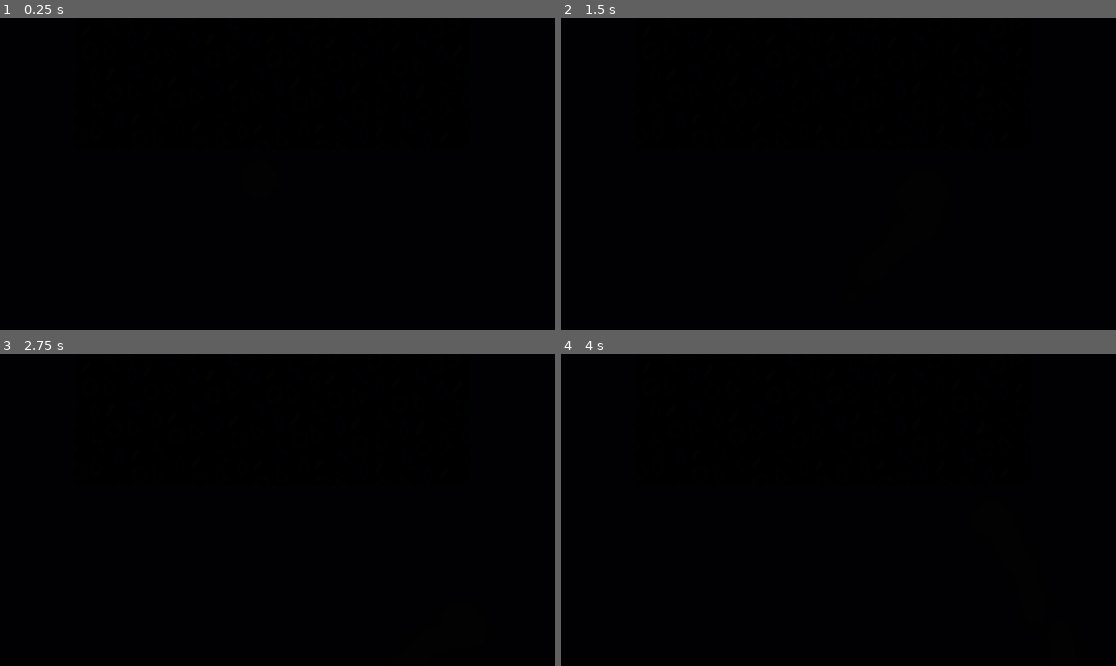
Above: before the commit, frames 1-4 (two rows, left to right).
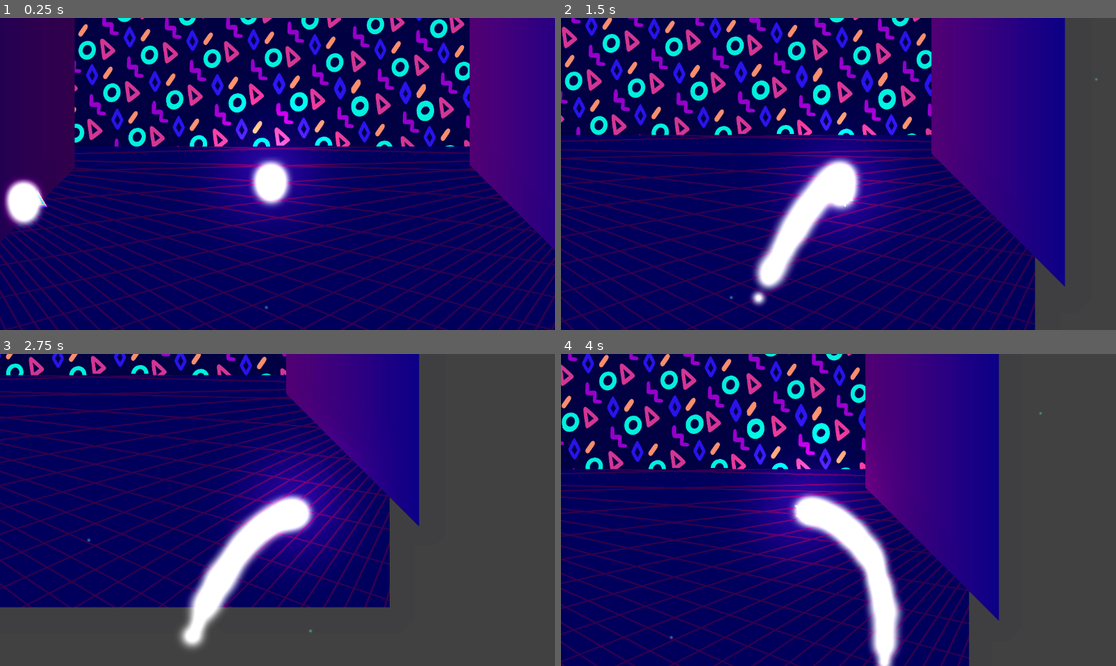
Above: after the commit, the same moments.

Repository: Liamc0950/Shapeshift
Game: Godot game, scene res://Levels/sandbox.tscn
The game is run twice, just before and just after one commit, with the same random seed, the same clock (stepped at 60 frames per second) and the same inputs. Before the commit the project starts from res://Player/sandbox.tscn.
Inputs:
- Up to frame 1 (0.25 s): no input
- Up to frame 2 (1.5 s): hold D (Right) 0.53-1.28 s; tap Up (IceAttack) at 0.6, 1.35 s; hold S (Down) from 1.28 s (still down)
- Up to frame 3 (2.75 s): release S (Down) at 2.03 s; hold D (Right) from 2.03 s (still down); tap Up (IceAttack) at 2.1 s
- Up to frame 4 (4 s): release D (Right) at 2.78 s; hold W (Up) 2.78-3.53 s; tap Up (IceAttack) at 2.85, 3.6 s; hold A (Left) from 3.53 s (still down)

The runs differ from the first frame. In frame 1, 100% of the frame differs, in the area x 0-100%, y 0-100%; in frame 2, 100%; in frame 3, 100%; in frame 4, 100%.
Error after the commit: Parse Error: Expected closing ")" after grouping expression. (res://Enemies/TriangleEnemy.gd:44)

Commit message:
Added Enemy:

Diff:
--- /dev/null
+++ b/Components/Health/HealthComponent.gd
@@ -0,0 +1,21 @@
+extends Node2D
+class_name HealthComponent
+
+@export var maxHealth = 100
+
+var health = 0
+
+# Called when the node enters the scene tree for the first time.
+func _ready():
+	reset_health()
+
+
+# Called every frame. 'delta' is the elapsed time since the previous frame.
+func _process(delta):
+	pass
+
+func reset_health():
+	health = maxHealth
+
+func remove_health(amount:int):
+	health -= amount
--- /dev/null
+++ b/Components/Health/HealthComponent.tscn
@@ -0,0 +1,6 @@
+[gd_scene load_steps=2 format=3 uid="uid://ck45al0bcafha"]
+
+[ext_resource type="Script" path="res://Components/Health/HealthComponent.gd" id="1_hufvt"]
+
+[node name="HealthComponent" type="Node2D"]
+script = ExtResource("1_hufvt")
--- /dev/null
+++ b/Enemies/TriangleEnemy.gd
@@ -0,0 +1,45 @@
+extends CharacterBody2D
+
+@onready var anim_tree = $AnimationTree
+@onready var ice_particles = $IceParticles
+
+const SPEED = 100.0
+const DAMAGE = 10.0
+const JUMP_VELOCITY = -400.0
+
+@onready var player = get_tree().get_nodes_in_group("Player")[0]
+
+# Get the gravity from the project settings to be synced with RigidBody nodes.
+var gravity = ProjectSettings.get_setting("physics/2d/default_gravity")
+var player_position
+var target_position
+
+func _physics_process(delta):
+
+	player_position = player.position
+	target_position = (player_position - position).normalized()
+
+	anim_tree.set("parameters/Move/blend_position", velocity)
+
+	velocity = target_position * SPEED
+
+	if(position.distance_to(player_position) > SPEED / 1.5):
+		look_at(player_position)
+		move_and_slide()
+	else:
+		_attack()
+
+
+
+	anim_tree.set("parameters/Move/blend_position", velocity)
+
+	print(velocity)
+
+
+func _attack():
+	player.health_component.remove_health(DAMAGE)
+	#COLOR FX
+	player.sprite.modulate = (Color.RED)
+	await get_tree().create_timer(0.1).timeout
+	player.sprite.modulate = (Color(1,1,1)
+	print("ATTACK")
--- /dev/null
+++ b/Enemies/TriangleEnemy.tscn
@@ -0,0 +1,192 @@
+[gd_scene load_steps=20 format=3 uid="uid://oxv10erglgqu"]
+
+[ext_resource type="Script" path="res://Enemies/TriangleEnemy.gd" id="1_sd5tk"]
+[ext_resource type="Texture2D" uid="uid://8xle78ra7yj" path="res://Assets/Sprites/Air_Enemy.png" id="2_2y7q8"]
+[ext_resource type="PackedScene" uid="uid://g3w2ryv5n8cy" path="res://Particles/IceParticles.tscn" id="3_c3dna"]
+
+[sub_resource type="Animation" id="Animation_vqq7g"]
+resource_name = "Attack"
+length = 0.5
+tracks/0/type = "value"
+tracks/0/imported = false
+tracks/0/enabled = true
+tracks/0/path = NodePath("Sprite2D:rotation")
+tracks/0/interp = 1
+tracks/0/loop_wrap = true
+tracks/0/keys = {
+"times": PackedFloat32Array(0, 0.5),
+"transitions": PackedFloat32Array(1, 1),
+"update": 0,
+"values": [0.0, 6.28319]
+}
+
+[sub_resource type="Animation" id="Animation_kubj7"]
+resource_name = "IceAttack"
+length = 0.5
+tracks/0/type = "value"
+tracks/0/imported = false
+tracks/0/enabled = true
+tracks/0/path = NodePath("Sprite2D:rotation")
+tracks/0/interp = 1
+tracks/0/loop_wrap = true
+tracks/0/keys = {
+"times": PackedFloat32Array(0, 0.5),
+"transitions": PackedFloat32Array(1, 1),
+"update": 0,
+"values": [0.0, 6.28319]
+}
+tracks/1/type = "value"
+tracks/1/imported = false
+tracks/1/enabled = true
+tracks/1/path = NodePath(".:skew")
+tracks/1/interp = 1
+tracks/1/loop_wrap = true
+tracks/1/keys = {
+"times": PackedFloat32Array(0, 0.2, 0.5),
+"transitions": PackedFloat32Array(1, 1, 1),
+"update": 0,
+"values": [0.0, 0.349066, 0.0]
+}
+tracks/2/type = "method"
+tracks/2/imported = false
+tracks/2/enabled = true
+tracks/2/path = NodePath(".")
+tracks/2/interp = 1
+tracks/2/loop_wrap = true
+tracks/2/keys = {
+"times": PackedFloat32Array(),
+"transitions": PackedFloat32Array(),
+"values": []
+}
+
+[sub_resource type="Animation" id="Animation_yh1ep"]
+resource_name = "Idle"
+length = 4.0
+loop_mode = 1
+tracks/0/type = "value"
+tracks/0/imported = false
+tracks/0/enabled = true
+tracks/0/path = NodePath(".:skew")
+tracks/0/interp = 1
+tracks/0/loop_wrap = true
+tracks/0/keys = {
+"times": PackedFloat32Array(0, 1, 2, 3, 4),
+"transitions": PackedFloat32Array(1, 1, 1, 1, 1),
+"update": 0,
+"values": [0.0, -0.188496, 0.139626, -0.193732, 0.0]
+}
+
+[sub_resource type="Animation" id="Animation_wxuas"]
+resource_name = "Run"
+length = 2.0
+loop_mode = 1
+tracks/0/type = "value"
+tracks/0/imported = false
+tracks/0/enabled = true
+tracks/0/path = NodePath("Sprite2D:rotation")
+tracks/0/interp = 1
+tracks/0/loop_wrap = true
+tracks/0/keys = {
+"times": PackedFloat32Array(0, 2),
+"transitions": PackedFloat32Array(1, 1),
+"update": 0,
+"values": [0.0, 6.28319]
+}
+
+[sub_resource type="Animation" id="Animation_lxmx0"]
+resource_name = "Walk"
+length = 4.0
+loop_mode = 1
+tracks/0/type = "value"
+tracks/0/imported = false
+tracks/0/enabled = true
+tracks/0/path = NodePath("Sprite2D:rotation")
+tracks/0/interp = 1
+tracks/0/loop_wrap = true
+tracks/0/keys = {
+"times": PackedFloat32Array(0, 4),
+"transitions": PackedFloat32Array(1, 1),
+"update": 0,
+"values": [0.0, 6.28319]
+}
+
+[sub_resource type="AnimationLibrary" id="AnimationLibrary_qcmg1"]
+_data = {
+"Attack": SubResource("Animation_vqq7g"),
+"IceAttack": SubResource("Animation_kubj7"),
+"Idle": SubResource("Animation_yh1ep"),
+"Run": SubResource("Animation_wxuas"),
+"Walk": SubResource("Animation_lxmx0")
+}
+
+[sub_resource type="AnimationNodeAnimation" id="AnimationNodeAnimation_iv13l"]
+animation = &"Idle"
+
+[sub_resource type="AnimationNodeAnimation" id="AnimationNodeAnimation_n11a5"]
+animation = &"Idle"
+
+[sub_resource type="AnimationNodeAnimation" id="AnimationNodeAnimation_5b7qy"]
+animation = &"Run"
+
+[sub_resource type="AnimationNodeAnimation" id="AnimationNodeAnimation_rwhsm"]
+animation = &"Run"
+
+[sub_resource type="AnimationNodeAnimation" id="AnimationNodeAnimation_l2108"]
+animation = &"Walk"
+
+[sub_resource type="AnimationNodeAnimation" id="AnimationNodeAnimation_1kk20"]
+animation = &"Walk"
+
+[sub_resource type="AnimationNodeBlendSpace2D" id="AnimationNodeBlendSpace2D_d331l"]
+blend_point_0/node = SubResource("AnimationNodeAnimation_n11a5")
+blend_point_0/pos = Vector2(0.5, 4.8)
+blend_point_1/node = SubResource("AnimationNodeAnimation_5b7qy")
+blend_point_1/pos = Vector2(0.5, 593.7)
+blend_point_2/node = SubResource("AnimationNodeAnimation_rwhsm")
+blend_point_2/pos = Vector2(598.6, 9.5)
+blend_point_3/node = SubResource("AnimationNodeAnimation_l2108")
+blend_point_3/pos = Vector2(300.5, 0)
+blend_point_4/node = SubResource("AnimationNodeAnimation_1kk20")
+blend_point_4/pos = Vector2(-0.5, 298.7)
+min_space = Vector2(0, 0)
+max_space = Vector2(600, 600)
+
+[sub_resource type="AnimationNodeStateMachineTransition" id="AnimationNodeStateMachineTransition_duhf0"]
+advance_mode = 2
+
+[sub_resource type="AnimationNodeStateMachine" id="AnimationNodeStateMachine_3puar"]
+states/Idle/node = SubResource("AnimationNodeAnimation_iv13l")
+states/Idle/position = Vector2(337, 130)
+states/Move/node = SubResource("AnimationNodeBlendSpace2D_d331l")
+states/Move/position = Vector2(523, 100)
+states/Start/position = Vector2(198, 125)
+transitions = ["Start", "Idle", SubResource("AnimationNodeStateMachineTransition_duhf0")]
+graph_offset = Vector2(-62, 50)
+
+[sub_resource type="CircleShape2D" id="CircleShape2D_mklwf"]
+
+[node name="TriangleEnemy" type="CharacterBody2D"]
+skew = -0.0649697
+script = ExtResource("1_sd5tk")
+
+[node name="Sprite2D" type="Sprite2D" parent="."]
+scale = Vector2(0.015, 0.015)
+texture = ExtResource("2_2y7q8")
+
+[node name="AnimationPlayer" type="AnimationPlayer" parent="."]
+libraries = {
+"": SubResource("AnimationLibrary_qcmg1")
+}
+
+[node name="AnimationTree" type="AnimationTree" parent="."]
+tree_root = SubResource("AnimationNodeStateMachine_3puar")
+anim_player = NodePath("../AnimationPlayer")
+parameters/Move/blend_position = Vector2(0, 0)
+
+[node name="CollisionShape2D" type="CollisionShape2D" parent="."]
+position = Vector2(-2.11758e-22, 0)
+scale = Vector2(2.43, 2.43)
+shape = SubResource("CircleShape2D_mklwf")
+
+[node name="IceParticles" parent="." instance=ExtResource("3_c3dna")]
+position = Vector2(-27.8032, -6.00323)
--- a/Player/sandbox.tscn
+++ b/Levels/sandbox.tscn
@@ -1,9 +1,11 @@
-[gd_scene load_steps=14 format=3 uid="uid://bl1a6edlueqj6"]
+[gd_scene load_steps=15 format=3 uid="uid://bl1a6edlueqj6"]
 
-[ext_resource type="PackedScene" uid="uid://cnuw2epdkrvpr" path="res://Player/player.tscn" id="1_riwvm"]
-[ext_resource type="Texture2D" uid="uid://cwtb6bd2ilnn7" path="res://Assets/Background/GridFloor.png" id="2_b1cps"]
-[ext_resource type="Texture2D" uid="uid://bclwwmxqsgmkj" path="res://Assets/Background/Background.png" id="3_an13u"]
-[ext_resource type="PackedScene" uid="uid://cmyqh4brqp82n" path="res://Particles/dust_particles.tscn" id="4_7yes3"]
+[ext_resource type="Texture2D" uid="uid://cwtb6bd2ilnn7" path="res://Assets/Background/GridFloor.png" id="1_ms72j"]
+[ext_resource type="Texture2D" uid="uid://bclwwmxqsgmkj" path="res://Assets/Background/Background.png" id="2_kh2rr"]
+[ext_resource type="PackedScene" uid="uid://cnuw2epdkrvpr" path="res://Player/player.tscn" id="3_2c5p4"]
+[ext_resource type="Texture2D" uid="uid://bs24gqis46o0k" path="res://Assets/Sprites/Particle.png" id="4_mk4og"]
+[ext_resource type="PackedScene" uid="uid://cmyqh4brqp82n" path="res://Particles/dust_particles.tscn" id="5_ufjxf"]
+[ext_resource type="PackedScene" uid="uid://oxv10erglgqu" path="res://Enemies/TriangleEnemy.tscn" id="6_gkb5p"]
 
 [sub_resource type="Gradient" id="Gradient_wqypk"]
 colors = PackedColorArray(0.341176, 0.290196, 0.886275, 1, 0.65098, 0, 0.792157, 1)
@@ -26,33 +28,55 @@
 [sub_resource type="RectangleShape2D" id="RectangleShape2D_6gi78"]
 size = Vector2(93.2446, 8.24943)
 
-[sub_resource type="Environment" id="Environment_k6r3b"]
+[sub_resource type="Environment" id="Environment_amjd8"]
 background_mode = 3
+glow_enabled = true
+glow_levels/5 = 0.0
+glow_intensity = 1.65
+glow_bloom = 0.02
+glow_blend_mode = 1
+glow_hdr_threshold = 1.5
 adjustment_enabled = true
-adjustment_brightness = 0.01
-
-[sub_resource type="CameraAttributesPractical" id="CameraAttributesPractical_6evye"]
+adjustment_contrast = 1.25
+adjustment_saturation = 1.35
 
 [node name="Sandbox" type="Node2D"]
 
 [node name="Floor" type="Sprite2D" parent="."]
+modulate = Color(0.370364, 0.370365, 0.370364, 1)
 position = Vector2(571, 456)
 scale = Vector2(0.327083, 0.25)
-texture = ExtResource("2_b1cps")
+texture = ExtResource("1_ms72j")
 
 [node name="Sky" type="Sprite2D" parent="."]
+modulate = Color(0.404511, 0.404511, 0.404511, 1)
+self_modulate = Color(2, 2, 2, 1)
 position = Vector2(593, -73)
-scale = Vector2(0.32975, 0.388636)
-texture = ExtResource("3_an13u")
+scale = Vector2(0.333489, 0.383373)
+texture = ExtResource("2_kh2rr")
 
-[node name="Player" parent="." instance=ExtResource("1_riwvm")]
+[node name="Player" parent="." instance=ExtResource("3_2c5p4")]
 position = Vector2(572, 309)
-skew = -0.173725
+
+[node name="Camera2D" type="Camera2D" parent="Player"]
+position = Vector2(12.5953, -9.01965)
+scale = Vector2(1, 1.00437)
+skew = 0.0659086
+position_smoothing_enabled = true
+
+[node name="PointLight2D" type="PointLight2D" parent="Player"]
+position = Vector2(0.793884, 4.00531)
+scale = Vector2(1, 1.00265)
+skew = 0.0514286
+color = Color(1, 0.690196, 0.596078, 1)
+shadow_enabled = true
+texture = ExtResource("4_mk4og")
 
 [node name="SL Wall" type="StaticBody2D" parent="."]
 position = Vector2(1297, 123)
 
 [node name="Sprite2D" type="Sprite2D" parent="SL Wall"]
+modulate = Color(0.505344, 0.505344, 0.505344, 1)
 position = Vector2(-175, -114)
 rotation = -2.35619
 scale = Vector2(1.52958, 822.491)
@@ -74,6 +98,7 @@
 position = Vector2(1297, 123)
 
 [node name="Sprite2D" type="Sprite2D" parent="SR Wall"]
+modulate = Color(0.370364, 0.370365, 0.370364, 1)
 position = Vector2(-1357, -134)
 rotation = -0.785398
 scale = Vector2(2.47559, 1043.68)
@@ -116,9 +141,9 @@
 angular_velocity_max = 72.73
 tangential_accel_min = 6.96
 
-[node name="Camera2D" type="Camera2D" parent="."]
-position = Vector2(584, 300)
+[node name="WorldEnvironment" type="WorldEnvironment" parent="."]
+environment = SubResource("Environment_amjd8")
 
-[node name="WorldEnvironment" type="WorldEnvironment" parent="Camera2D"]
-environment = SubResource("Environment_k6r3b")
-camera_attributes = SubResource("CameraAttributesPractical_6evye")
+[node name="TriangleEnemy" parent="." instance=ExtResource("6_gkb5p")]
+position = Vector2(87, 356)
+skew = -0.176295
--- a/Particles/IceParticles.tscn
+++ b/Particles/IceParticles.tscn
@@ -10,18 +10,20 @@
 position = Vector2(3, 1)
 emitting = false
 amount = 128
-lifetime = 0.35
+lifetime = 0.45
 one_shot = true
+explosiveness = 0.45
 randomness = 1.0
 lifetime_randomness = 0.25
 texture = ExtResource("1_jpmrn")
 emission_shape = 1
-emission_sphere_radius = 8.0
-initial_velocity_min = 1.0
-initial_velocity_max = 2.0
+emission_sphere_radius = 50.0
+spread = 180.0
+initial_velocity_min = 150.0
+initial_velocity_max = 200.0
 radial_accel_min = 0.35
 radial_accel_max = 58.94
-scale_amount_min = 0.03
-scale_amount_max = 0.05
+scale_amount_min = 0.01
+scale_amount_max = 0.02
 color_ramp = SubResource("Gradient_gosou")
 script = ExtResource("2_suq7b")
--- a/Player/player.gd
+++ b/Player/player.gd
@@ -6,10 +6,12 @@
 
 @onready var anim_tree = $AnimationTree
 @onready var ice_particles = $IceParticles
-
+@onready var health_component = $HealthComponent
+@onready var sprite = $Sprite2D
 
 # Get the gravity from the project settings to be synced with RigidBody nodes.
 var gravity = ProjectSettings.get_setting("physics/2d/default_gravity")
+
 
 
 func _physics_process(delta):
@@ -26,12 +28,12 @@
 
 
 	#Change rotatation
-	if direction:
-		var desired_rotation_y = atan2(-velocity.x, velocity.y)
-		self.rotation = desired_rotation_y
+	#if direction:
+		#var desired_rotation_y = atan2(-velocity.x, velocity.y)
+		#self.rotation = desired_rotation_y
 
 	velocity = direction * SPEED
-	anim_tree.set("parameters/Move/blend_position", abs(velocity))
+	anim_tree.set("parameters/Move/blend_position", velocity)
 
 	move_and_slide()
 
--- a/Player/player.tscn
+++ b/Player/player.tscn
@@ -1,8 +1,9 @@
-[gd_scene load_steps=22 format=3 uid="uid://cnuw2epdkrvpr"]
+[gd_scene load_steps=27 format=3 uid="uid://cnuw2epdkrvpr"]
 
 [ext_resource type="Script" path="res://Player/player.gd" id="1_01663"]
 [ext_resource type="Texture2D" uid="uid://b5v7k6gmi6gs8" path="res://Assets/Sprites/Hero.png" id="2_wioyg"]
 [ext_resource type="PackedScene" uid="uid://g3w2ryv5n8cy" path="res://Particles/IceParticles.tscn" id="3_2cxk7"]
+[ext_resource type="PackedScene" uid="uid://ck45al0bcafha" path="res://Components/Health/HealthComponent.tscn" id="4_6pu6g"]
 
 [sub_resource type="Animation" id="Animation_vqq7g"]
 resource_name = "Attack"
@@ -22,26 +23,66 @@
 tracks/1/type = "value"
 tracks/1/imported = false
 tracks/1/enabled = true
-tracks/1/path = NodePath(".:skew")
-tracks/1/interp = 1
-tracks/1/loop_wrap = true
-tracks/1/keys = {
-"times": PackedFloat32Array(0, 0.2, 0.5),
+tracks/1/path = NodePath("Sprite2D:skew")
+tracks/1/interp = 1
+tracks/1/loop_wrap = true
+tracks/1/keys = {
+"times": PackedFloat32Array(0, 0.3, 0.5),
 "transitions": PackedFloat32Array(1, 1, 1),
 "update": 0,
-"values": [0.0, 0.349066, 0.0]
+"values": [0.0, 0.387463, 0.0]
 }
 tracks/2/type = "value"
 tracks/2/imported = false
 tracks/2/enabled = true
-tracks/2/path = NodePath(".:rotation")
+tracks/2/path = NodePath("Sprite2D:scale")
 tracks/2/interp = 1
 tracks/2/loop_wrap = true
 tracks/2/keys = {
+"times": PackedFloat32Array(0, 0.3, 0.5),
+"transitions": PackedFloat32Array(1, 1, 1),
+"update": 0,
+"values": [Vector2(0.015, 0.015), Vector2(0.019, 0.019), Vector2(0.015, 0.015)]
+}
+
+[sub_resource type="Animation" id="Animation_nee5o"]
+resource_name = "IceAttack"
+length = 0.5
+tracks/0/type = "value"
+tracks/0/imported = false
+tracks/0/enabled = true
+tracks/0/path = NodePath("Sprite2D:rotation")
+tracks/0/interp = 1
+tracks/0/loop_wrap = true
+tracks/0/keys = {
 "times": PackedFloat32Array(0, 0.5),
 "transitions": PackedFloat32Array(1, 1),
 "update": 0,
-"values": [0.0, 3.78562]
+"values": [0.0, 6.28319]
+}
+tracks/1/type = "value"
+tracks/1/imported = false
+tracks/1/enabled = true
+tracks/1/path = NodePath("Sprite2D:skew")
+tracks/1/interp = 1
+tracks/1/loop_wrap = true
+tracks/1/keys = {
+"times": PackedFloat32Array(0, 0.3, 0.5),
+"transitions": PackedFloat32Array(1, 1, 1),
+"update": 0,
+"values": [0.0, 0.387463, 0.0]
+}
+tracks/2/type = "value"
+tracks/2/imported = false
+tracks/2/enabled = true
+tracks/2/path = NodePath("Sprite2D:scale")
+tracks/2/interp = 1
+tracks/2/loop_wrap = true
+tracks/2/keys = {
+"times": PackedFloat32Array(0, 0.3, 0.5),
+"transitions": PackedFloat32Array(1, 1, 1),
+"update": 0,
+"values": [Vector2(0.015, 0.015), Vector2(0.019, 0.019), Vector2(0.015, 0.015)]
 }
 
 [sub_resource type="Animation" id="Animation_yh1ep"]
@@ -50,7 +91,7 @@
 loop_mode = 1
 tracks/0/type = "value"
 tracks/0/imported = false
-tracks/0/enabled = true
+tracks/0/enabled = false
 tracks/0/path = NodePath(".:skew")
 tracks/0/interp = 1
 tracks/0/loop_wrap = true
@@ -59,6 +100,30 @@
 "transitions": PackedFloat32Array(1, 1, 1, 1, 1),
 "update": 0,
 "values": [0.0, -0.188496, 0.139626, -0.193732, 0.0]
+}
+tracks/1/type = "value"
+tracks/1/imported = false
+tracks/1/enabled = true
+tracks/1/path = NodePath("Sprite2D:skew")
+tracks/1/interp = 1
+tracks/1/loop_wrap = true
+tracks/1/keys = {
+"times": PackedFloat32Array(0, 1, 2, 3, 4),
+"transitions": PackedFloat32Array(1, 1, 1, 1, 1),
+"update": 0,
+"values": [0.0, 0.211185, -0.141372, 0.247837, 0.0]
+}
+tracks/2/type = "value"
+tracks/2/imported = false
+tracks/2/enabled = true
+tracks/2/path = NodePath("Sprite2D:scale")
+tracks/2/interp = 1
+tracks/2/loop_wrap = true
+tracks/2/keys = {
+"times": PackedFloat32Array(0),
+"transitions": PackedFloat32Array(1),
+"update": 0,
+"values": [Vector2(0.015, 0.015)]
 }
 
 [sub_resource type="Animation" id="Animation_wxuas"]
@@ -77,70 +142,115 @@
 "update": 0,
 "values": [0.0, 6.28319]
 }
+tracks/1/type = "value"
+tracks/1/imported = false
+tracks/1/enabled = true
+tracks/1/path = NodePath("Sprite2D:scale")
+tracks/1/interp = 1
+tracks/1/loop_wrap = true
+tracks/1/keys = {
+"times": PackedFloat32Array(0),
+"transitions": PackedFloat32Array(1),
+"update": 0,
+"values": [Vector2(0.015, 0.015)]
+}
 
 [sub_resource type="Animation" id="Animation_lxmx0"]
 resource_name = "Walk"
-length = 4.0
-loop_mode = 1
-tracks/0/type = "value"
-tracks/0/imported = false
-tracks/0/enabled = true
-tracks/0/path = NodePath("Sprite2D:rotation")
-tracks/0/interp = 1
-tracks/0/loop_wrap = true
-tracks/0/keys = {
-"times": PackedFloat32Array(0, 4),
+length = 2.0
+loop_mode = 1
+tracks/0/type = "value"
+tracks/0/imported = false
+tracks/0/enabled = true
+tracks/0/path = NodePath("Sprite2D:rotation")
+tracks/0/interp = 1
+tracks/0/loop_wrap = true
+tracks/0/keys = {
+"times": PackedFloat32Array(0, 2),
 "transitions": PackedFloat32Array(1, 1),
 "update": 0,
 "values": [0.0, 6.28319]
 }
-
-[sub_resource type="Animation" id="Animation_kubj7"]
-resource_name = "IceAttack"
-length = 0.5
-tracks/0/type = "value"
-tracks/0/imported = false
-tracks/0/enabled = true
-tracks/0/path = NodePath("Sprite2D:rotation")
-tracks/0/interp = 1
-tracks/0/loop_wrap = true
-tracks/0/keys = {
-"times": PackedFloat32Array(0, 0.5),
-"transitions": PackedFloat32Array(1, 1),
-"update": 0,
-"values": [0.0, 6.28319]
-}
-tracks/1/type = "value"
-tracks/1/imported = false
-tracks/1/enabled = true
-tracks/1/path = NodePath(".:skew")
-tracks/1/interp = 1
-tracks/1/loop_wrap = true
-tracks/1/keys = {
-"times": PackedFloat32Array(0, 0.2, 0.5),
-"transitions": PackedFloat32Array(1, 1, 1),
-"update": 0,
-"values": [0.0, 0.349066, 0.0]
-}
-tracks/2/type = "method"
-tracks/2/imported = false
-tracks/2/enabled = true
-tracks/2/path = NodePath(".")
-tracks/2/interp = 1
-tracks/2/loop_wrap = true
-tracks/2/keys = {
-"times": PackedFloat32Array(),
-"transitions": PackedFloat32Array(),
-"values": []
+tracks/1/type = "value"
+tracks/1/imported = false
+tracks/1/enabled = true
+tracks/1/path = NodePath("Sprite2D:scale")
+tracks/1/interp = 1
+tracks/1/loop_wrap = true
+tracks/1/keys = {
+"times": PackedFloat32Array(0),
+"transitions": PackedFloat32Array(1),
+"update": 0,
+"values": [Vector2(0.015, 0.015)]
+}
+
+[sub_resource type="Animation" id="Animation_edda8"]
+resource_name = "Walk_Down"
+length = 2.0
+loop_mode = 1
+tracks/0/type = "value"
+tracks/0/imported = false
+tracks/0/enabled = true
+tracks/0/path = NodePath("Sprite2D:rotation")
+tracks/0/interp = 1
+tracks/0/loop_wrap = true
+tracks/0/keys = {
+"times": PackedFloat32Array(0, 2),
+"transitions": PackedFloat32Array(1, 1),
+"update": 0,
+"values": [6.28319, 0.0]
+}
+tracks/1/type = "value"
+tracks/1/imported = false
+tracks/1/enabled = true
+tracks/1/path = NodePath("Sprite2D:scale")
+tracks/1/interp = 1
+tracks/1/loop_wrap = true
+tracks/1/keys = {
+"times": PackedFloat32Array(0),
+"transitions": PackedFloat32Array(1),
+"update": 0,
+"values": [Vector2(0.015, 0.015)]
+}
+
+[sub_resource type="Animation" id="Animation_bnrhk"]
+resource_name = "Walk_Left"
+length = 2.0
+loop_mode = 1
+tracks/0/type = "value"
+tracks/0/imported = false
+tracks/0/enabled = true
+tracks/0/path = NodePath("Sprite2D:rotation")
+tracks/0/interp = 1
+tracks/0/loop_wrap = true
+tracks/0/keys = {
+"times": PackedFloat32Array(0, 2),
+"transitions": PackedFloat32Array(1, 1),
+"update": 0,
+"values": [6.28319, 0.0]
+}
+tracks/1/type = "value"
+tracks/1/imported = false
+tracks/1/enabled = true
+tracks/1/path = NodePath("Sprite2D:scale")
+tracks/1/interp = 1
+tracks/1/loop_wrap = true
+tracks/1/keys = {
+"times": PackedFloat32Array(0),
+"transitions": PackedFloat32Array(1),
+"update": 0,
+"values": [Vector2(0.015, 0.015)]
 }
 
 [sub_resource type="AnimationLibrary" id="AnimationLibrary_qcmg1"]
 _data = {
 "Attack": SubResource("Animation_vqq7g"),
-"IceAttack": SubResource("Animation_kubj7"),
+"IceAttack": SubResource("Animation_nee5o"),
 "Idle": SubResource("Animation_yh1ep"),
 "Run": SubResource("Animation_wxuas"),
-"Walk": SubResource("Animation_lxmx0")
+"Walk": SubResource("Animation_lxmx0"),
+"Walk_Down": SubResource("Animation_edda8"),
+"Walk_Left": SubResource("Animation_bnrhk")
 }
 
 [sub_resource type="AnimationNodeAnimation" id="AnimationNodeAnimation_8x40s"]
@@ -160,6 +270,12 @@
 
 [sub_resource type="AnimationNodeAnimation" id="AnimationNodeAnimation_1kk20"]
 animation = &"Walk"
+
+[sub_resource type="AnimationNodeAnimation" id="AnimationNodeAnimation_3ky02"]
+animation = &"Walk_Left"
+
+[sub_resource type="AnimationNodeAnimation" id="AnimationNodeAnimation_e2j44"]
+animation = &"Walk_Down"
 
 [sub_resource type="AnimationNodeBlendSpace2D" id="AnimationNodeBlendSpace2D_d331l"]
 blend_point_0/node = SubResource("AnimationNodeAnimation_n11a5")
@@ -172,7 +288,11 @@
 blend_point_3/pos = Vector2(300.5, 0)
 blend_point_4/node = SubResource("AnimationNodeAnimation_1kk20")
 blend_point_4/pos = Vector2(-0.5, 298.7)
-min_space = Vector2(0, 0)
+blend_point_5/node = SubResource("AnimationNodeAnimation_3ky02")
+blend_point_5/pos = Vector2(-300.5, 7.2)
+blend_point_6/node = SubResource("AnimationNodeAnimation_e2j44")
+blend_point_6/pos = Vector2(1, -300)
+min_space = Vector2(-600, -600)
 max_space = Vector2(600, 600)
 
 [sub_resource type="AnimationNodeStateMachineTransition" id="AnimationNodeStateMachineTransition_dt7n0"]
@@ -196,12 +316,13 @@
 
 [sub_resource type="CircleShape2D" id="CircleShape2D_mklwf"]
 
-[node name="Player" type="CharacterBody2D"]
-skew = 0.0091309
+[node name="Player" type="CharacterBody2D" groups=["Player"]]
 script = ExtResource("1_01663")
 
 [node name="Sprite2D" type="Sprite2D" parent="."]
+rotation = 1.22384
 scale = Vector2(0.015, 0.015)
+skew = -0.105623
 texture = ExtResource("2_wioyg")
 
 [node name="AnimationPlayer" type="AnimationPlayer" parent="."]
@@ -213,7 +334,7 @@
 tree_root = SubResource("AnimationNodeStateMachine_3puar")
 anim_player = NodePath("../AnimationPlayer")
 parameters/conditions/iceAttack = false
-parameters/Move/blend_position = Vector2(0, 0)
+parameters/Move/blend_position = Vector2(-9.59998, -44.934)
 
 [node name="CollisionShape2D" type="CollisionShape2D" parent="."]
 position = Vector2(-2.11758e-22, 0)
@@ -221,4 +342,6 @@
 shape = SubResource("CircleShape2D_mklwf")
 
 [node name="IceParticles" parent="." instance=ExtResource("3_2cxk7")]
-position = Vector2(-27.8032, -6.00323)
+position = Vector2(0, 0)
+
+[node name="HealthComponent" parent="." instance=ExtResource("4_6pu6g")]
--- a/project.godot
+++ b/project.godot
@@ -11,7 +11,7 @@
 [application]
 
 config/name="Shape Shift"
-run/main_scene="res://Player/sandbox.tscn"
+run/main_scene="res://Levels/sandbox.tscn"
 config/features=PackedStringArray("4.2", "GL Compatibility")
 config/icon="res://icon.svg"
 
@@ -45,5 +45,4 @@
 
 [rendering]
 
-renderer/rendering_method="gl_compatibility"
 renderer/rendering_method.mobile="gl_compatibility"
Not shown: 1 places in Levels/sandbox.tscn that only renumber resources
Not shown, added: Components/.DS_Store
